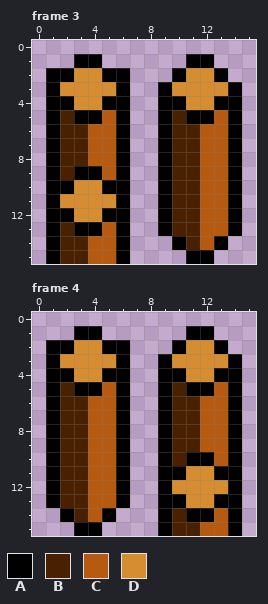
Two versions of one pixel-art file, Assets/Texures/Objects/ASE/Fence001.ase. The picture above was drawn from the file before the commit.
16x16 pixels, 7 frames. Shown: frame 3, frame 4. The commit also changed other frames, which this record leaves out.
Palette (. is transparent): A #000000  B #4a2100  C #b55a10  D #d68c31
The result:
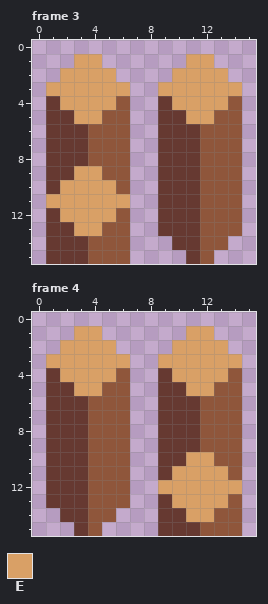
Colours new in this view: E #d9a066
The exact change:
colour B: #4a2100 -> #663931
colour C: #b55a10 -> #8f563b
Changed rows in their new state; - is a pixel that keeps its letter.
Frame 3:
first column x 1:
 1 --EE------EE--
 2 .EEEE.---EEEE-
 3 EEEEEE--EEEEEE
 4 BEEEEC--BEEEEC
 5 B-EE-C--B-EE-C
 6 B----C--B----C
 7 B----C--B----C
 8 B----C--B----C
 9 B-EE-C--B----C
10 BEEEEC--B----C
11 EEEEEE--B----C
12 BEEEEC--B----C
13 B-EE-C--B----C
14 B----C---B--C-
15 B----C----BC--
Frame 4:
first column x 1:
 1 --EE------EE--
 2 .EEEE.---EEEE-
 3 EEEEEE--EEEEEE
 4 BEEEEC--BEEEEC
 5 B-EE-C--B-EE-C
 6 B----C--B----C
 7 B----C--B----C
 8 B----C--B----C
 9 B----C--B----C
10 B----C--B-EE-C
11 B----C--BEEEEC
12 B----C--EEEEEE
13 B----C--BEEEEC
14 -B--C---B-EE-C
15 --BC----B----C
